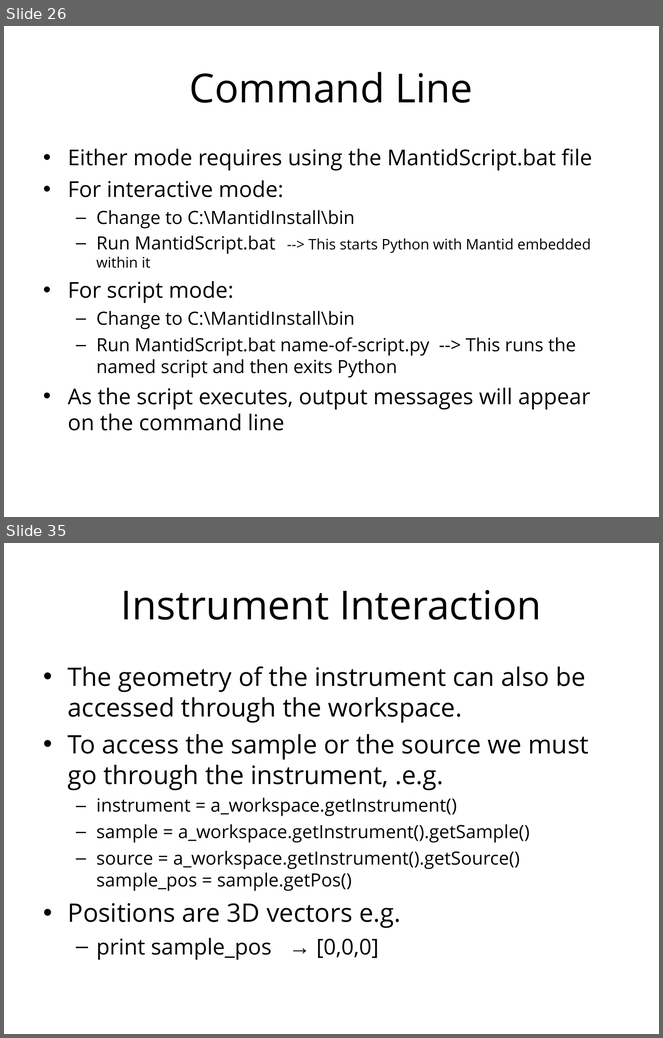
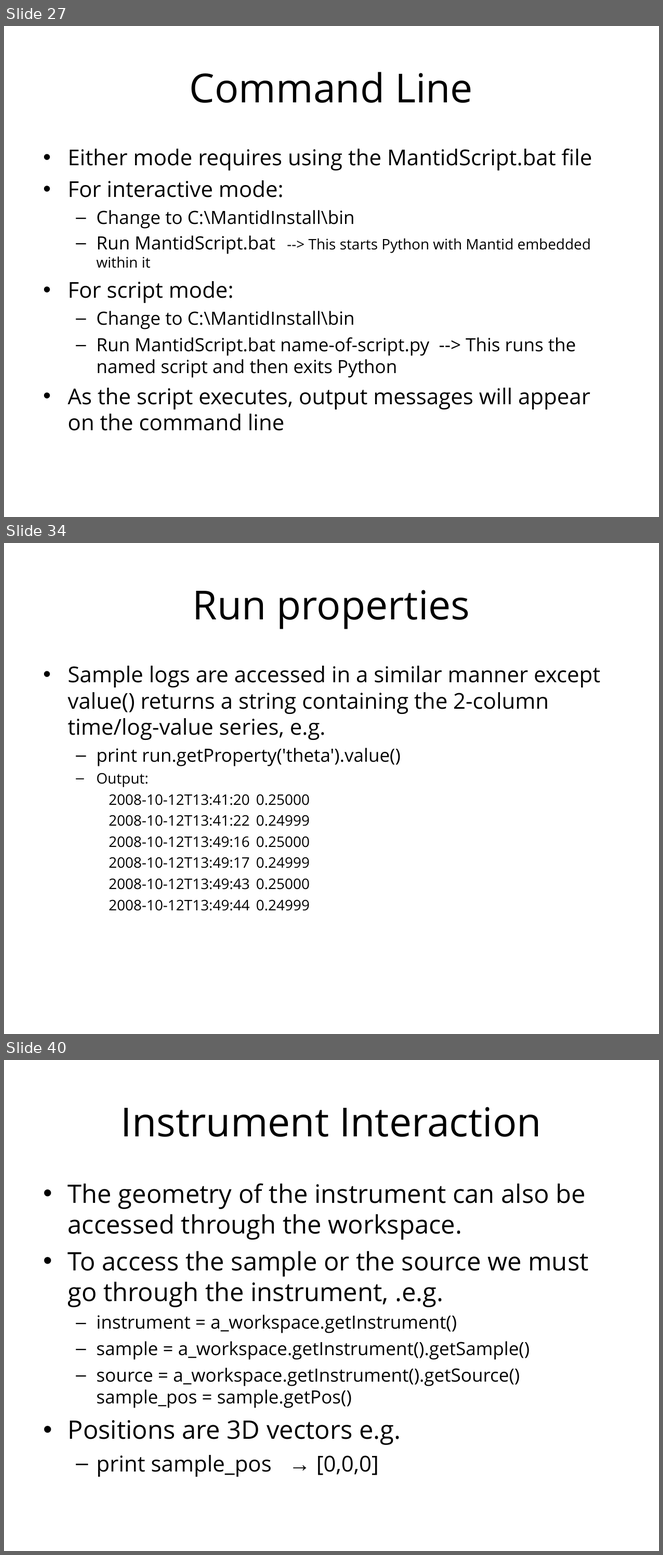
Before and after one commit to mantidproject/documents, a slide deck: Presentations/Python training course/Python in Mantid.ppt. Shown one above the other, each under a label of ours: slides 26 and 35 before the commit, slides 27, 34 and 40 after it; the slides between them are not shown. The pictures are 663x1038 and 663x1555 pixels, drawn with LibreOffice and Linux fonts; fonts in the diff are those of the drawing; background and template pictures are left out. Boxes give left, top, right and bottom in pixels: in the first picture for what was removed or moved away, otherwise in the second. Text is boxed around its words. In the diff, an @@ line names an element or a change of style, - is before the commit and + after.

```diff
--- a/Presentations/Python training course/Python in Mantid.ppt
+++ b/Presentations/Python training course/Python in Mantid.ppt
@@ slide 34 added at [4, 543, 659, 1034], background #FFFFFF @@
@@ title added at [193, 590, 470, 629], 44 pt, text #000000 @@
+Run properties
@@ text added at [68, 666, 600, 911], 16 pt, text #000000 @@
+• Sample logs are accessed in a similar manner except value() returns a string containing the 2-column time/log-value series, e.g.
+  – print run.getProperty('theta').value()
+  – Output:
+    2008-10-12T13:41:20 0.25000
+    2008-10-12T13:41:22 0.24999
+    2008-10-12T13:49:16 0.25000
+    2008-10-12T13:49:17 0.24999
+    2008-10-12T13:49:43 0.25000
+    2008-10-12T13:49:44 0.24999
@@ what was slide 26 is now slide 27 @@
@@ what was slide 35 is now slide 40 @@
```
Also in this commit, not shown: 9 slides changed, 5 other slides added, 1 slide removed.
